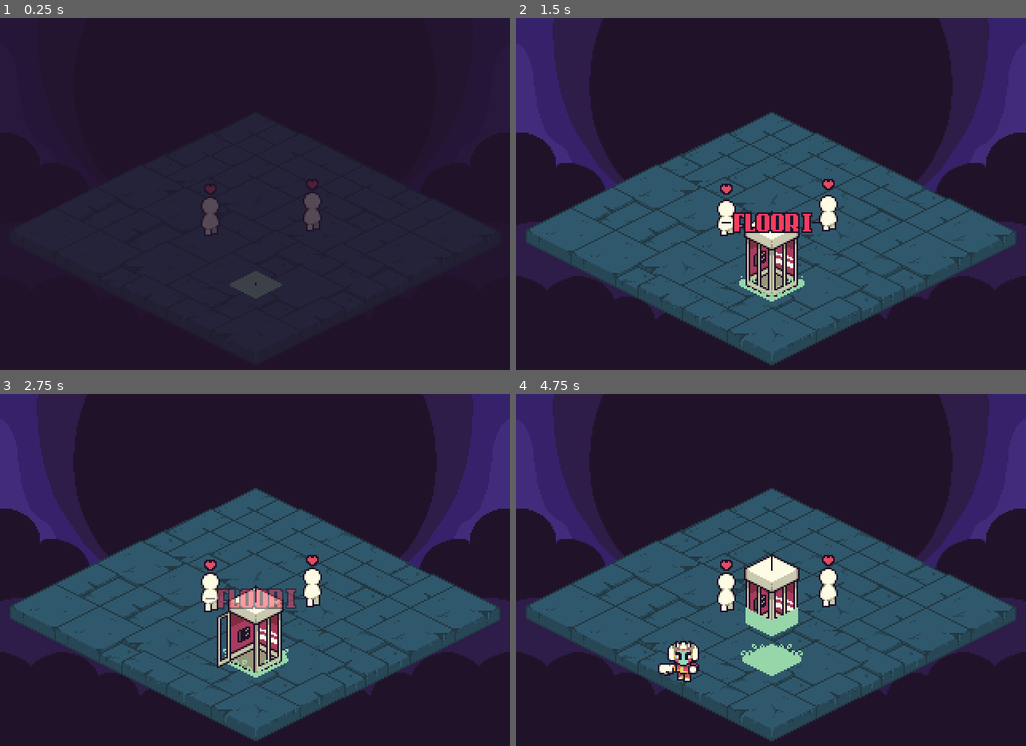
Above: before the commit, frames 1-4 (two rows, left to right).
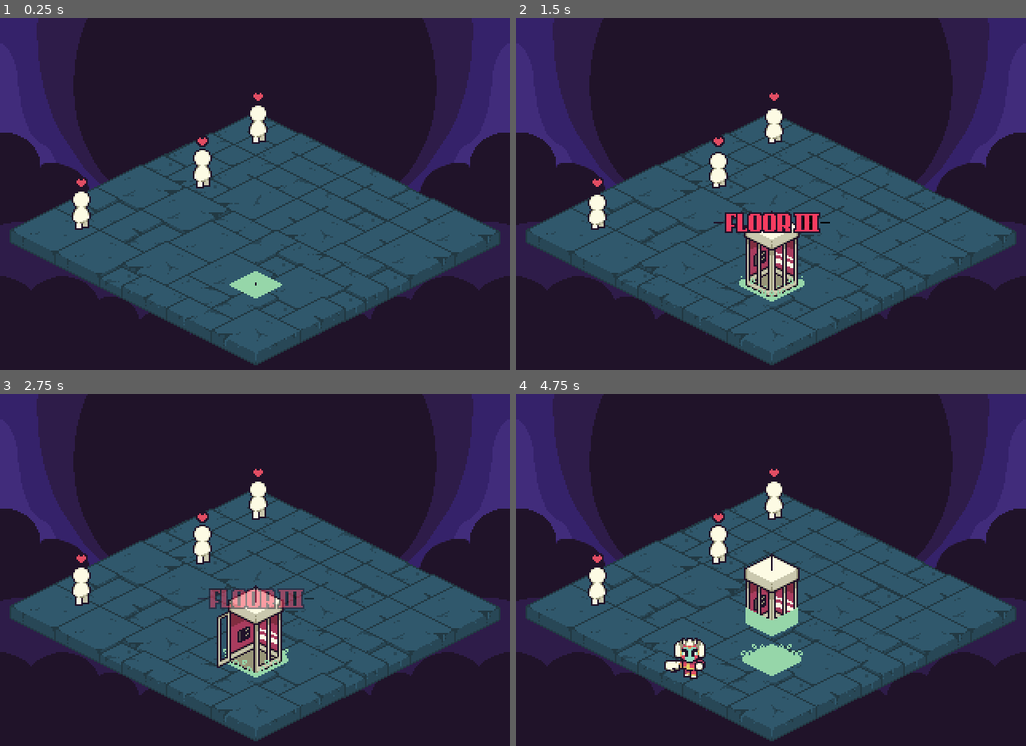
Above: after the commit, the same moments.

Repository: VincentBorchardt/tales-from-the-astral-lighthouse--konig-s-ascent
Game: Godot game, scene res://Scenes/Levels/level_3.tscn
The game is run twice, just before and just after one commit, with the same random seed, the same clock (stepped at 60 frames per second) and the same inputs. Before the commit the project starts from res://Scenes/Levels/level_1.tscn. Sound files missing from this copy of the repository are replaced by a short silence.
Inputs:
- Up to frame 1 (0.25 s): no input
- Up to frame 2 (1.5 s): hold D (move_right) 0.53-1.28 s; hold G (advance_text) 0.53-1.28 s; hold S (move_down) from 1.28 s (still down); tap Space (attack) at 1.35 s
- Up to frame 3 (2.75 s): release S (move_down) at 2.03 s; hold D (move_right) from 2.03 s (still down); hold G (advance_text) from 2.03 s (still down)
- Up to frame 4 (4.75 s): release D (move_right) at 2.78 s; release G (advance_text) at 2.78 s; hold W (move_up) 2.78-3.53 s; tap Space (attack) at 2.85, 4.35 s; hold G (advance_text) 3.53-4.28 s; hold A (move_left) from 3.53 s (still down)

The runs differ from the first frame. In frame 1, 51% of the frame differs, in the area x 0-100%, y 0-99%; in frame 2, 2.3%; in frame 3, 2.4%; in frame 4, 2.7%.

Commit message:
got dsd and the door set up. added shippie door signal to gameplay

Diff:
--- /dev/null
+++ b/Scenes/Characters/dsd.tscn
@@ -0,0 +1,37 @@
+[gd_scene format=3 uid="uid://bsj5pg7rv8mf5"]
+
+[ext_resource type="Script" uid="uid://cd4ao6liie5eq" path="res://Scripts/Characters/dsd.gd" id="1_861q2"]
+[ext_resource type="Texture2D" uid="uid://dy2qh6r3fyqsd" path="res://Assets/Art/Characters/Gameplay/Dsd/Dsd.webp" id="2_rx287"]
+[ext_resource type="Texture2D" uid="uid://dxq6qvjppayal" path="res://Assets/Art/Characters/Gameplay/Konig/Shadow.png" id="7_828av"]
+
+[sub_resource type="AtlasTexture" id="AtlasTexture_id0sx"]
+atlas = ExtResource("2_rx287")
+region = Rect2(0, 0, 558, 878)
+
+[sub_resource type="SpriteFrames" id="SpriteFrames_xkqeu"]
+animations = [{
+"frames": [{
+"duration": 1.0,
+"texture": SubResource("AtlasTexture_id0sx")
+}],
+"loop": 1,
+"name": &"default",
+"speed": 5.0
+}]
+
+[node name="Dsd" type="CharacterBody2D" unique_id=786290646]
+script = ExtResource("1_861q2")
+
+[node name="AnimatedSprite2D" type="AnimatedSprite2D" parent="." unique_id=1283062960]
+scale = Vector2(0.022085639, 0.018276328)
+sprite_frames = SubResource("SpriteFrames_xkqeu")
+
+[node name="AnimationPlayer" type="AnimationPlayer" parent="." unique_id=186641006]
+
+[node name="NavigationAgent2D" type="NavigationAgent2D" parent="." unique_id=1546413013]
+
+[node name="Shadow" type="Sprite2D" parent="." unique_id=246645548]
+modulate = Color(0.45490196, 0.45490196, 0.45490196, 0.4862745)
+z_index = -1
+position = Vector2(0, 8)
+texture = ExtResource("7_828av")
--- a/Scenes/Characters/npc.tscn
+++ b/Scenes/Characters/npc.tscn
@@ -351,7 +351,9 @@
 
 [node name="Npc" type="CharacterBody2D" unique_id=1718176889 node_paths=PackedStringArray("navigation_agent") groups=["npcs"]]
 script = ExtResource("1_wvuxs")
+movement_speed = null
 navigation_agent = NodePath("NavigationAgent2D")
+conversation = null
 
 [node name="Hurtbox" type="Area2D" parent="." unique_id=1069235581]
 collision_layer = 2
--- a/Scenes/Levels/level_3.tscn
+++ b/Scenes/Levels/level_3.tscn
@@ -1,9 +1,7 @@
 [gd_scene format=3 uid="uid://bq0x0gomy56h5"]
 
 [ext_resource type="Script" uid="uid://dc8f20l0pkuc6" path="res://Scripts/Gameplay/gameplay.gd" id="1_md4x4"]
-[ext_resource type="PackedScene" uid="uid://cefd7if647b4f" path="res://Scenes/Waves/wave_4.tscn" id="2_anjjd"]
 [ext_resource type="PackedScene" uid="uid://634kv23nuryn" path="res://Scenes/Waves/wave_1.tscn" id="2_sy7oa"]
-[ext_resource type="PackedScene" uid="uid://cq7qwaink0bj" path="res://Scenes/Waves/wave_5.tscn" id="3_ocbj8"]
 [ext_resource type="PackedScene" uid="uid://d1a2op8s4io37" path="res://Scenes/Levels/level_4.tscn" id="5_13yca"]
 [ext_resource type="AudioStream" uid="uid://jiue6il30deb" path="res://Assets/Audio/Music/MainThemeLevel3_wip1.mp3" id="6_8dmpc"]
 [ext_resource type="PackedScene" uid="uid://ckv4ykifoeidp" path="res://Scenes/Objects/booth.tscn" id="6_ocbj8"]
@@ -18,6 +16,7 @@
 [ext_resource type="Script" uid="uid://dwvq7fdlgftn0" path="res://Scripts/Cutscenes/message.gd" id="16_wnlxl"]
 [ext_resource type="Script" uid="uid://d2gsgeusfrsnk" path="res://Scripts/Cutscenes/speaker.gd" id="17_jgaqf"]
 [ext_resource type="Texture2D" uid="uid://qr4bqj8gci5" path="res://Assets/Art/UI/Waves/Floor_03.png" id="18_ocbj8"]
+[ext_resource type="PackedScene" uid="uid://dt2yp7sm2y31j" path="res://Scenes/Objects/dsd_door.tscn" id="19_r8neg"]
 
 [sub_resource type="NavigationPolygon" id="NavigationPolygon_numx4"]
 vertices = PackedVector2Array(305.35938, 127.96875, 173.04688, 196.70313, 34.976563, 123.35156, 169.85938, 57.203125)
@@ -683,7 +682,7 @@
 [node name="Level4" type="Node2D" unique_id=1763996064]
 y_sort_enabled = true
 script = ExtResource("1_md4x4")
-waves = Array[PackedScene]([ExtResource("2_sy7oa"), ExtResource("2_anjjd"), ExtResource("3_ocbj8")])
+waves = Array[PackedScene]([ExtResource("2_sy7oa")])
 next_level = ExtResource("5_13yca")
 music = ExtResource("6_8dmpc")
 
@@ -767,6 +766,7 @@
 [node name="ComboTimer" type="Timer" parent="." unique_id=1167771421]
 
 [node name="Transition" type="Sprite2D" parent="." unique_id=1255374130]
+visible = false
 modulate = Color(0.1254902, 0.07450981, 0.16078432, 1)
 z_index = 1
 position = Vector2(163, 120)
@@ -780,6 +780,9 @@
 visible = false
 position = Vector2(160, 128)
 texture = ExtResource("18_ocbj8")
+
+[node name="DsdDoor" parent="." unique_id=1074552836 instance=ExtResource("19_r8neg")]
+position = Vector2(238, 75)
 
 [connection signal="konig_arrived" from="Konig" to="." method="_on_konig_arrived"]
 [connection signal="konig_left" from="Konig" to="." method="_on_konig_left"]
--- /dev/null
+++ b/Scenes/Objects/dsd_door.tscn
@@ -0,0 +1,178 @@
+[gd_scene format=3 uid="uid://dt2yp7sm2y31j"]
+
+[ext_resource type="Texture2D" uid="uid://rws3lguta4qs" path="res://Assets/Art/Tiles/Dsd Door/Glimmers.png" id="1_vrgnf"]
+[ext_resource type="Script" uid="uid://bqb8u23n07oo8" path="res://Scripts/Objects/dsd_door.gd" id="1_xkqeu"]
+[ext_resource type="PackedScene" uid="uid://bsj5pg7rv8mf5" path="res://Scenes/Characters/dsd.tscn" id="2_mgeu3"]
+[ext_resource type="Texture2D" uid="uid://cuykwdnhfhb2q" path="res://Assets/Art/Tiles/Dsd Door/SecretDoor.png" id="2_xkqeu"]
+[ext_resource type="AudioStream" uid="uid://crf050kh6v4l8" path="res://Assets/Audio/SFX/EnemyHittingWall_wip1.mp3" id="5_26cea"]
+
+[sub_resource type="CircleShape2D" id="CircleShape2D_mgeu3"]
+radius = 14.0
+
+[sub_resource type="AtlasTexture" id="AtlasTexture_mgeu3"]
+atlas = ExtResource("1_vrgnf")
+region = Rect2(36, 41, 18, 41)
+
+[sub_resource type="AtlasTexture" id="AtlasTexture_26cea"]
+atlas = ExtResource("1_vrgnf")
+region = Rect2(54, 41, 18, 41)
+
+[sub_resource type="AtlasTexture" id="AtlasTexture_t3j5d"]
+atlas = ExtResource("1_vrgnf")
+region = Rect2(72, 41, 18, 41)
+
+[sub_resource type="AtlasTexture" id="AtlasTexture_x1se7"]
+atlas = ExtResource("1_vrgnf")
+region = Rect2(90, 41, 18, 41)
+
+[sub_resource type="AtlasTexture" id="AtlasTexture_y7vfk"]
+atlas = ExtResource("1_vrgnf")
+region = Rect2(0, 82, 18, 41)
+
+[sub_resource type="AtlasTexture" id="AtlasTexture_16k3a"]
+atlas = ExtResource("1_vrgnf")
+region = Rect2(0, 0, 18, 41)
+
+[sub_resource type="AtlasTexture" id="AtlasTexture_f8gnb"]
+atlas = ExtResource("1_vrgnf")
+region = Rect2(18, 0, 18, 41)
+
+[sub_resource type="AtlasTexture" id="AtlasTexture_63b4v"]
+atlas = ExtResource("1_vrgnf")
+region = Rect2(36, 0, 18, 41)
+
+[sub_resource type="AtlasTexture" id="AtlasTexture_josgw"]
+atlas = ExtResource("1_vrgnf")
+region = Rect2(54, 0, 18, 41)
+
+[sub_resource type="AtlasTexture" id="AtlasTexture_qky2l"]
+atlas = ExtResource("1_vrgnf")
+region = Rect2(72, 0, 18, 41)
+
+[sub_resource type="AtlasTexture" id="AtlasTexture_wx1ko"]
+atlas = ExtResource("1_vrgnf")
+region = Rect2(90, 0, 18, 41)
+
+[sub_resource type="AtlasTexture" id="AtlasTexture_qukr0"]
+atlas = ExtResource("1_vrgnf")
+region = Rect2(0, 41, 18, 41)
+
+[sub_resource type="AtlasTexture" id="AtlasTexture_m6ti6"]
+atlas = ExtResource("1_vrgnf")
+region = Rect2(18, 41, 18, 41)
+
+[sub_resource type="AtlasTexture" id="AtlasTexture_37ymi"]
+atlas = ExtResource("1_vrgnf")
+region = Rect2(18, 82, 18, 41)
+
+[sub_resource type="AtlasTexture" id="AtlasTexture_t76x2"]
+atlas = ExtResource("1_vrgnf")
+region = Rect2(36, 82, 18, 41)
+
+[sub_resource type="AtlasTexture" id="AtlasTexture_80n5b"]
+atlas = ExtResource("1_vrgnf")
+region = Rect2(54, 82, 18, 41)
+
+[sub_resource type="AtlasTexture" id="AtlasTexture_68sky"]
+atlas = ExtResource("1_vrgnf")
+region = Rect2(72, 82, 18, 41)
+
+[sub_resource type="AtlasTexture" id="AtlasTexture_i1fnu"]
+atlas = ExtResource("1_vrgnf")
+region = Rect2(90, 82, 18, 41)
+
+[sub_resource type="SpriteFrames" id="SpriteFrames_pp5cw"]
+animations = [{
+"frames": [{
+"duration": 1.0,
+"texture": SubResource("AtlasTexture_mgeu3")
+}, {
+"duration": 1.0,
+"texture": SubResource("AtlasTexture_26cea")
+}, {
+"duration": 1.0,
+"texture": SubResource("AtlasTexture_t3j5d")
+}, {
+"duration": 1.0,
+"texture": SubResource("AtlasTexture_x1se7")
+}, {
+"duration": 1.0,
+"texture": SubResource("AtlasTexture_y7vfk")
+}, {
+"duration": 1.0,
+"texture": SubResource("AtlasTexture_16k3a")
+}, {
+"duration": 1.0,
+"texture": SubResource("AtlasTexture_f8gnb")
+}, {
+"duration": 1.0,
+"texture": SubResource("AtlasTexture_63b4v")
+}, {
+"duration": 1.0,
+"texture": SubResource("AtlasTexture_josgw")
+}, {
+"duration": 1.0,
+"texture": SubResource("AtlasTexture_qky2l")
+}, {
+"duration": 1.0,
+"texture": SubResource("AtlasTexture_wx1ko")
+}, {
+"duration": 1.0,
+"texture": SubResource("AtlasTexture_qukr0")
+}, {
+"duration": 1.0,
+"texture": SubResource("AtlasTexture_m6ti6")
+}, {
+"duration": 1.0,
+"texture": SubResource("AtlasTexture_37ymi")
+}, {
+"duration": 1.0,
+"texture": SubResource("AtlasTexture_t76x2")
+}, {
+"duration": 1.0,
+"texture": SubResource("AtlasTexture_80n5b")
+}, {
+"duration": 1.0,
+"texture": SubResource("AtlasTexture_68sky")
+}, {
+"duration": 1.0,
+"texture": SubResource("AtlasTexture_i1fnu")
+}],
+"loop": 1,
+"name": &"glimmer",
+"speed": 10.0
+}, {
+"frames": [{
+"duration": 1.0,
+"texture": ExtResource("2_xkqeu")
+}],
+"loop": 1,
+"name": &"opened",
+"speed": 1.0
+}]
+
+[node name="DsdDoor" type="Node2D" unique_id=1074552836]
+visible = false
+script = ExtResource("1_xkqeu")
+packedShippieDue = ExtResource("2_mgeu3")
+
+[node name="Area2D" type="Area2D" parent="." unique_id=1395925122]
+collision_layer = 4
+collision_mask = 4
+
+[node name="CollisionShape2D" type="CollisionShape2D" parent="Area2D" unique_id=1232608393]
+position = Vector2(2, 4)
+shape = SubResource("CircleShape2D_mgeu3")
+
+[node name="Door" type="AnimatedSprite2D" parent="." unique_id=1868075330]
+sprite_frames = SubResource("SpriteFrames_pp5cw")
+animation = &"opened"
+frame_progress = 0.8110934
+
+[node name="DsdSpawn" type="Marker2D" parent="." unique_id=1153593292]
+position = Vector2(0, 4)
+
+[node name="Hit" type="AudioStreamPlayer2D" parent="." unique_id=229479464]
+stream = ExtResource("5_26cea")
+
+[connection signal="area_entered" from="Area2D" to="." method="_on_area_2d_area_entered"]
--- /dev/null
+++ b/Scripts/Characters/dsd.gd
@@ -0,0 +1,43 @@
+extends CharacterBody2D
+
+
+@export var movement_speed = 100.0
+@export var movement_target : Node2D
+@export var navigation_agent : NavigationAgent2D
+
+@export var conversation : Array[Message]
+
+@onready var body_animations = $Animation
+
+
+func start_move():
+	print("Starting NPC movement")
+	move_to_booth()
+
+func move_state():
+	var distance = global_position.distance_to(movement_target.global_position)
+
+	if distance < 20:
+		velocity = Vector2.ZERO
+
+	var next_path: Vector2 = navigation_agent.get_next_path_position()
+	var direction: Vector2 = global_position.direction_to(next_path)
+
+	velocity = direction * movement_speed
+	move_and_slide()
+	body_animations.play("walk")
+
+
+
+
+func move_to_booth():
+
+	navigation_agent.path_desired_distance = 4.0
+	navigation_agent.target_desired_distance = 4.0
+
+	call_deferred("actor_setup")
+
+
+func actor_setup():
+	await get_tree().physics_frame
+	navigation_agent.target_position = movement_target.global_position
--- a/Scripts/Gameplay/gameplay_manager.gd
+++ b/Scripts/Gameplay/gameplay_manager.gd
@@ -1,7 +1,14 @@
 extends Node
 
+signal shippie_door
+
 var enemy_combo : float = 0
-var end_of_level : bool = false
+var end_of_level: bool = false:
+	set(value):
+		end_of_level = value
+
+		if end_of_level:
+			shippie_door_open()
 
 func increase_combo():
 	enemy_combo += .1
@@ -9,3 +16,6 @@
 
 func reset_combo():
 	enemy_combo = 0
+
+func shippie_door_open():
+	shippie_door.emit()
--- /dev/null
+++ b/Scripts/Objects/dsd_door.gd
@@ -0,0 +1,31 @@
+extends Node2D
+
+@onready var door_animation = $Door
+@onready var dsd_spawn = $DsdSpawn
+@onready var hit_sound = $Hit
+@export var packedShippieDue : PackedScene
+
+var health := 3:
+	set(value):
+		health = value
+
+		if health <= 0:
+			open_door()
+
+func _ready():
+	GameplayManager.shippie_door.connect(show_glimmer)
+
+func show_glimmer():
+	visible = true
+	door_animation.visible = true
+	door_animation.play("glimmer")
+
+func open_door():
+	door_animation.play("opened")
+	var shippie = packedShippieDue.instantiate()
+	get_tree().current_scene.add_child(shippie)
+	shippie.global_position = dsd_spawn.global_position
+
+func _on_area_2d_area_entered(area: Area2D) -> void:
+	hit_sound.play()
+	health -= 1
--- a/project.godot
+++ b/project.godot
@@ -15,7 +15,7 @@
 [application]
 
 config/name="Tales from the Astral Lighthouse: Konig's Ascent"
-run/main_scene="uid://650j77xtdxdt"
+run/main_scene="uid://bq0x0gomy56h5"
 config/features=PackedStringArray("4.7", "GL Compatibility")
 config/icon="res://icon.svg"
 
Binary file added: Assets/Art/Characters/Gameplay/Dsd/Dsd.webp
Not shown, added: Assets/Art/Characters/Gameplay/Dsd/Dsd.webp.import
Binary file added: Assets/Art/Tiles/Dsd Door/Glimmers.png
Not shown, added: Assets/Art/Tiles/Dsd Door/Glimmers.png.import
Binary file added: Assets/Art/Tiles/Dsd Door/SecretDoor.png
Not shown, added: Assets/Art/Tiles/Dsd Door/SecretDoor.png.import
Binary file added: Assets/Art/Tiles/Dsd Door/SecretDoor_Obfuscate.png
Not shown, added: Assets/Art/Tiles/Dsd Door/SecretDoor_Obfuscate.png.import
Not shown, added: Scripts/Characters/dsd.gd.uid
Not shown, added: Scripts/Objects/dsd_door.gd.uid
